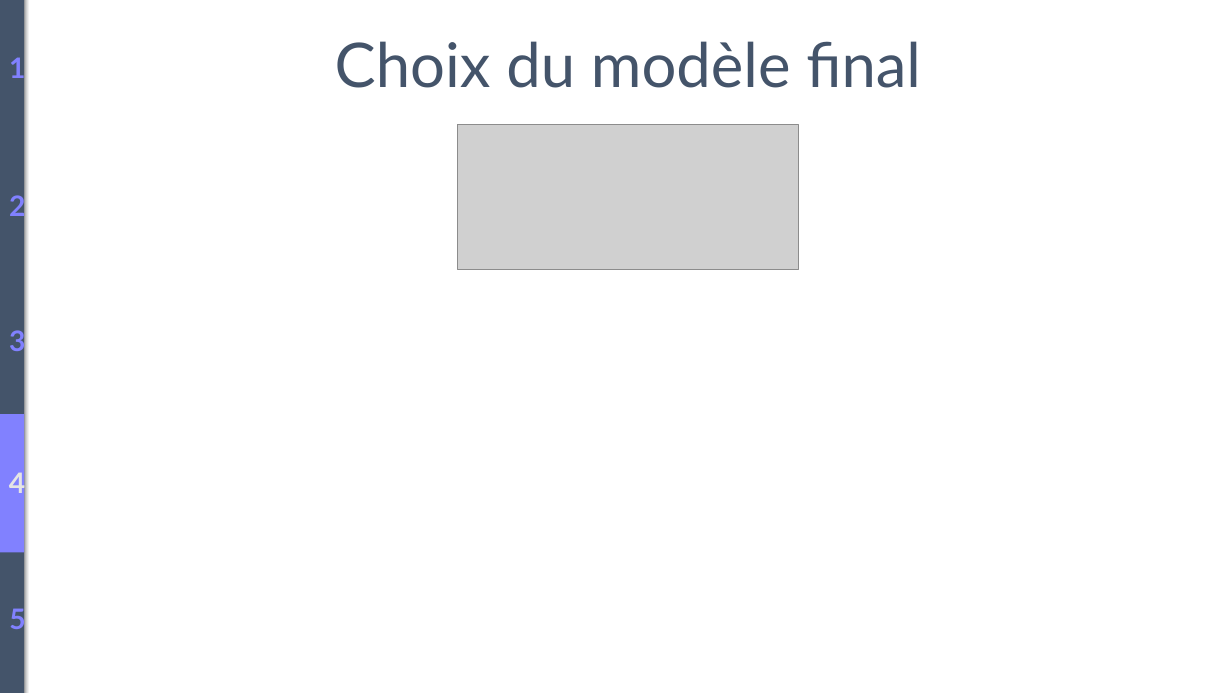
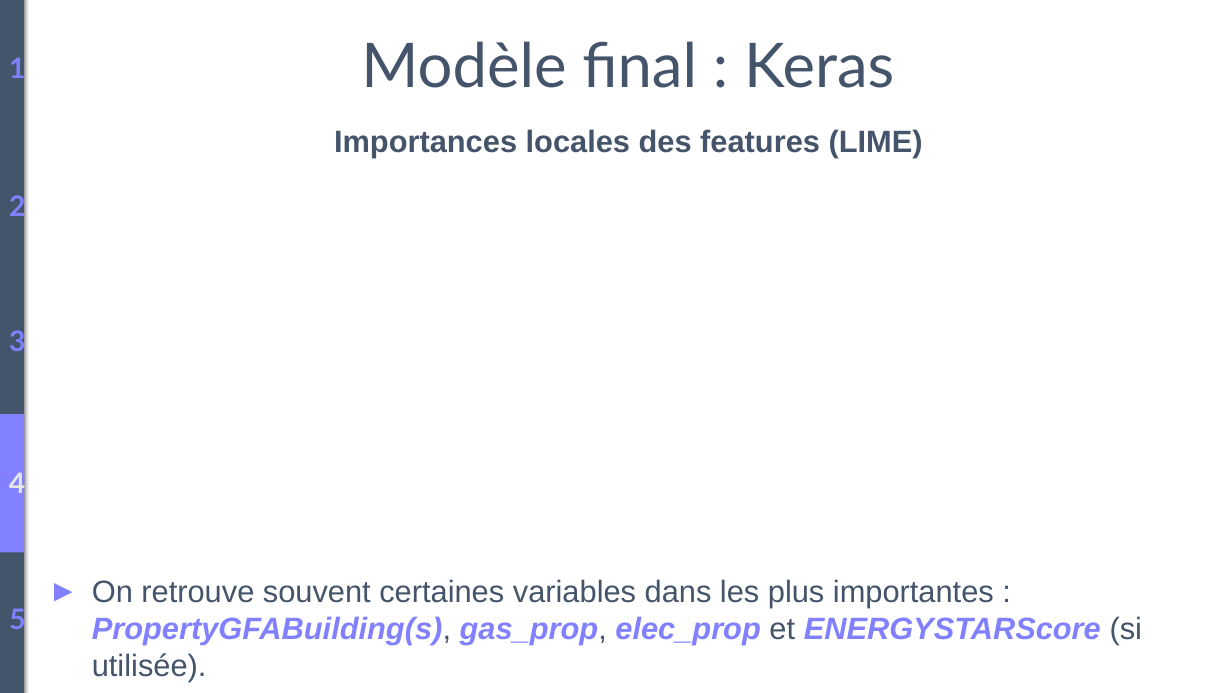
Before and after one commit to BiGHeaDMaX/Predire-Consommation-et-Emissions-de-Batiments, a slide deck: slide 22 of Présentation.pptx (slide 19 before the commit). Drawn at 1232x693 pixels with LibreOffice and Linux fonts; fonts in the diff are those of the drawing; grey boxes stand for pictures. Boxes give left, top, right and bottom in pixels: in the first picture for what was removed or moved away, otherwise in the second. Text is boxed around its words. In the diff, an @@ line names an element or a change of style, - is before the commit and + after.

```diff
--- a/Présentation.pptx
+++ b/Présentation.pptx
@@ text at (x1=361, y1=41, x2=894, y2=88): text changed @@
-Choix du modèle final
+Modèle final : Keras
@@ text added at (x1=334, y1=129, x2=923, y2=157), 24 pt, text #44546A, bold @@
+Importances locales des features (LIME)
@@ picture removed at (x1=458, y1=125, x2=799, y2=269) @@
@@ text added at (x1=92, y1=579, x2=1143, y2=645), 24 pt, text #44546A @@
+► On retrouve souvent certaines variables dans les plus importantes : PropertyGFABuilding(s), gas_prop, elec_prop et ENERGYSTARScore (si utilisée).
```
Also in this commit, not shown: 3 other slides changed, 3 slides added.
